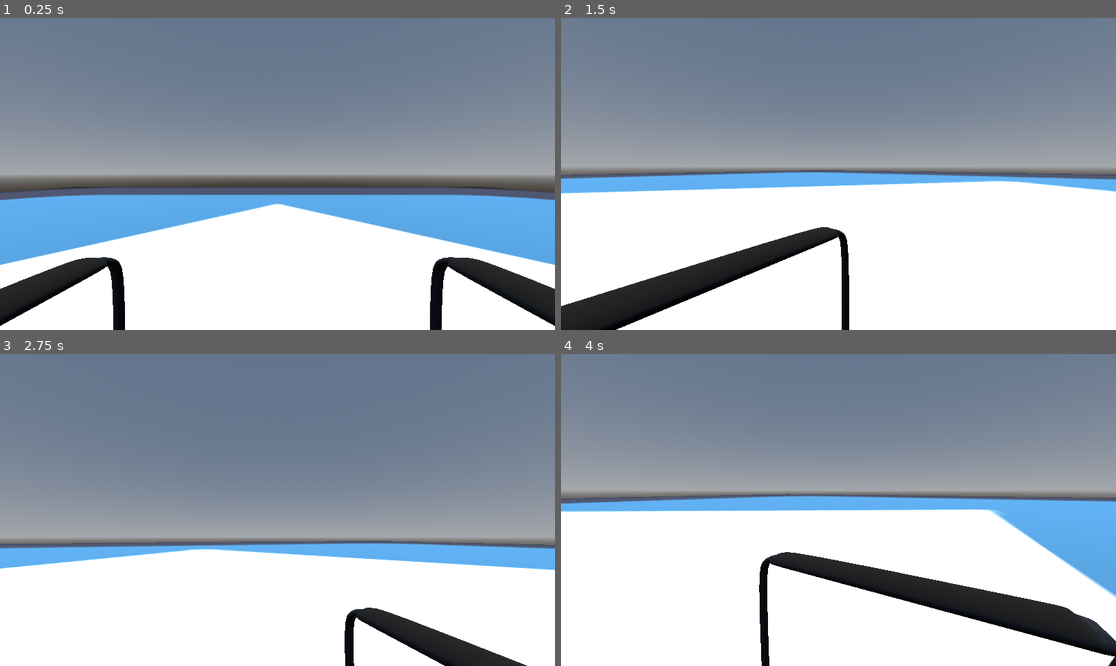
Above: before the commit, frames 1-4 (two rows, left to right).
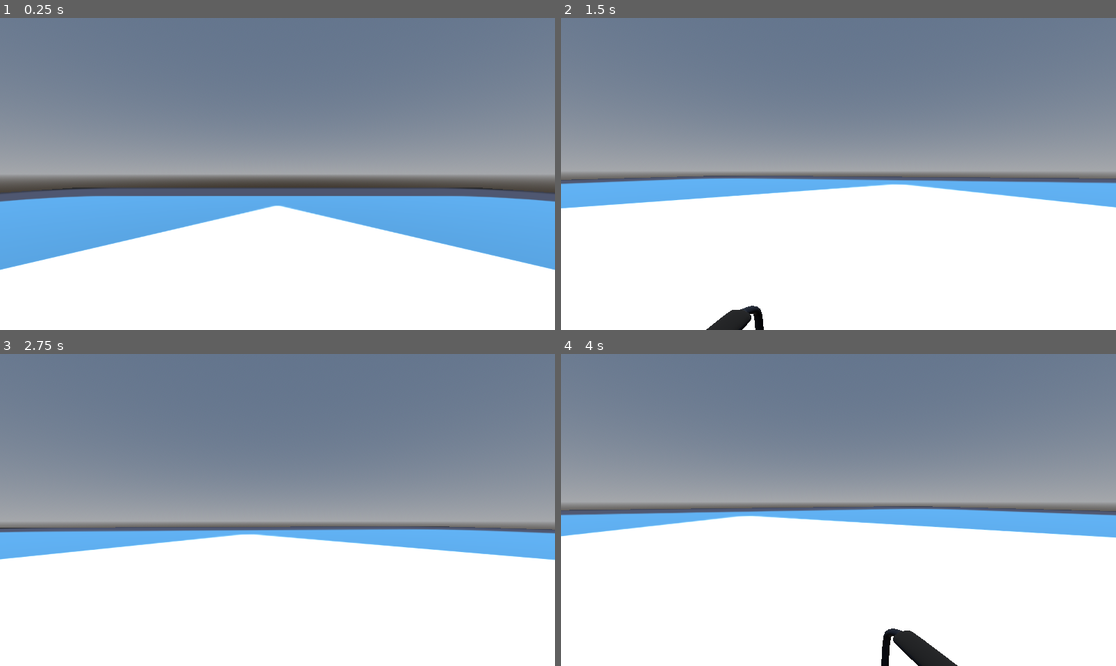
Above: after the commit, the same moments.

Repository: sudo-m3z1m/invalid-with-a-gun
Game: Godot game, scene res://prefabs/levels/test-level.tscn
The game is run twice, just before and just after one commit, with the same random seed, the same clock (stepped at 60 frames per second) and the same inputs. The project has no main scene, so this scene is started directly. The engine's default icon, where the game draws it, is replaced by a stand-in: a white triangle on a blue panel in a dark square.
Inputs (mouse positions are in pixels of both pictures, inside the frame that each line leads up to):
- Up to frame 1 (0.25 s): no input
- Up to frame 2 (1.5 s): move the mouse to (866, 174) at 0.52 s; tap Enter at 1.25 s; move the mouse to (810, 174) at 1.27 s
- Up to frame 3 (2.75 s): tap Space at 2 s; move the mouse to (288, 503) at 2.02 s
- Up to frame 4 (4 s): tap Enter at 2.75 s; move the mouse to (832, 516) at 2.77 s; tap Space at 3.5 s; move the mouse to (877, 513) at 3.52 s

The runs differ from the first frame. In frame 1, 6.5% of the frame differs, in the area x 0-100%, y 54-100%; in frame 2, 13%; in frame 3, 13%; in frame 4, 18%, in the area x 0-100%, y 44-100%.

Commit message:
Added InputHandler. Need to handle action_name property with actionName or make it with buttons name but it worse

Diff:
--- /dev/null
+++ b/prefabs/gameplay/gameplay-camera.gd
@@ -0,0 +1,32 @@
+extends Camera3D
+
+@export_group('Rotation')
+@export_range(0, 360, 0.1, "radians_as_degrees") var rot_deg_x: float
+@export_range(0, 360, 0.1, "radians_as_degrees") var rot_deg_y: float
+@export_range(0, 360, 0.1, "radians_as_degrees") var rot_deg_z: float
+
+@export_group('Movement')
+@export var sensintivity: float
+@export var moving_speed: float
+
+func rotate_camera() -> void:
+	var velocity: Vector2 = InputHandlerNode.mouse_velocity * sensintivity
+
+	rotation.y -= velocity.x
+	rotation.x -= velocity.y
+
+func clamp_axis(axis: float, limit: float) -> float:
+	if(!limit):
+		return axis
+	return clamp(axis, -limit, limit)
+
+func clamp_camera_rotation() -> void:
+	var limit_rotation: Vector3 = Vector3(rot_deg_x, rot_deg_y, rot_deg_z)
+
+	rotation.x = clamp_axis(rotation.x, limit_rotation.x)
+	rotation.y = clamp_axis(rotation.y, limit_rotation.y)
+	rotation.z = clamp_axis(rotation.z, limit_rotation.z)
+
+func _physics_process(delta: float) -> void:
+	rotate_camera()
+	clamp_camera_rotation()
--- /dev/null
+++ b/prefabs/gameplay/input-action.gd
@@ -0,0 +1,14 @@
+extends RefCounted
+
+class_name InputAction
+
+var input_event: InputEvent
+var action_name: String
+
+func _init(event: InputEvent) -> void:
+	input_event = event
+	action_name = event.as_text()
+	#InputMap.get_actions()
+
+func release_action() -> void:
+	pass
--- /dev/null
+++ b/prefabs/gameplay/input-handler.gd
@@ -0,0 +1,35 @@
+extends Node
+
+class_name InputHandler
+
+var pressed_actions: Array[InputAction] = []
+var mouse_velocity: Vector2
+
+func _unhandled_input(event: InputEvent) -> void:
+	if(event is InputEventMouseMotion):
+		mouse_velocity = event.relative
+		return
+
+	var new_action = InputAction.new(event)
+	pressed_actions.push_front(new_action)
+
+func get_pressed_action() -> InputAction:
+	if(pressed_actions.is_empty()):
+		return null
+
+	var pressed_action = pressed_actions[0]
+	return pressed_action
+
+func release_pressed_action() -> void:
+	if(pressed_actions.is_empty()):
+		return
+	pressed_actions[0].release_action()
+	pressed_actions.pop_front()
+
+func _process(delta: float) -> void:
+	mouse_velocity = Vector2.ZERO
+
+#TODO: Class makes buffer with events
+#Event releases after this using
+#Class gives interface for getting pressed keys
+#This singleton gives every class info about pressed keys
--- a/prefabs/gameplay/input_handler.gd
+++ /dev/null
@@ -1,8 +0,0 @@
-extends Node
-
-class_name InputHandler
-
-#TODO: Class makes buffer with events
-#Event releases after this using
-#Class gives interface for getting pressed keys
-#This singleton gives every class info about pressed keys
--- a/prefabs/player/disabled-player.gd
+++ b/prefabs/player/disabled-player.gd
@@ -10,10 +10,6 @@
 	Input.mouse_mode = Input.MOUSE_MODE_CAPTURED
 
 func _physics_process(delta: float) -> void:
-	var mouse_velocity: Vector2 = Input.get_last_mouse_velocity()
-	mouse_velocity *= mouse_sensitivity / 5
-
-	camera.rotation.y += mouse_velocity.x
-	camera.rotation.x += mouse_velocity.y
-
-	camera.rotation.x = clamp(camera.rotation.x, -PI/2, PI/2)
+	var action = InputHandlerNode.get_pressed_action()
+	print(action.action_name if action else null)
+	InputHandlerNode.release_pressed_action()
--- a/prefabs/player/disabled-player.tscn
+++ b/prefabs/player/disabled-player.tscn
@@ -1,8 +1,9 @@
-[gd_scene load_steps=8 format=3 uid="uid://cpd1r7p66wdly"]
+[gd_scene load_steps=9 format=3 uid="uid://cpd1r7p66wdly"]
 
 [ext_resource type="PackedScene" uid="uid://61d4ky1dgebx" path="res://assets/models/objects/wheelchair.glb" id="1_f1u8p"]
 [ext_resource type="Script" uid="uid://di5j14cuocg14" path="res://prefabs/player/disabled-player.gd" id="1_qor4e"]
 [ext_resource type="Script" uid="uid://dh6o3axh0sk5l" path="res://prefabs/gameplay/state-machine/state-machine.gd" id="3_a8hdu"]
+[ext_resource type="Script" uid="uid://rtvqgecwq" path="res://prefabs/gameplay/gameplay-camera.gd" id="3_f12ag"]
 [ext_resource type="Script" uid="uid://dqxueb77b52yj" path="res://prefabs/player/states/player-idle.gd" id="4_uc3s0"]
 [ext_resource type="Script" uid="uid://cnulvhcwt74rn" path="res://prefabs/player/states/player-moving.gd" id="5_asyy5"]
 
@@ -29,7 +30,11 @@
 mesh = SubResource("CapsuleMesh_qor4e")
 
 [node name="Camera" type="Camera3D" parent="."]
-transform = Transform3D(1, 0, 0, 0, 1, 0, 0, 0, 1, 0, 1.62917, 0)
+transform = Transform3D(1, 0, 0, 0, 1, 0, 0, 0, 1, 0, 1.97513, 0)
+script = ExtResource("3_f12ag")
+rot_deg_x = 1.5708
+rot_deg_y = 3.14159
+sensintivity = 0.005
 
 [node name="StateMachine" type="Node" parent="."]
 script = ExtResource("3_a8hdu")
--- a/project.godot
+++ b/project.godot
@@ -13,3 +13,50 @@
 config/name="Disabled with a gun"
 config/features=PackedStringArray("4.4", "Forward Plus")
 config/icon="res://icon.svg"
+
+[autoload]
+
+InputHandlerNode="*res://prefabs/gameplay/input-handler.gd"
+
+[input]
+
+forward={
+"deadzone": 0.2,
+"events": [Object(InputEventKey,"resource_local_to_scene":false,"resource_name":"","device":-1,"window_id":0,"alt_pressed":false,"shift_pressed":false,"ctrl_pressed":false,"meta_pressed":false,"pressed":false,"keycode":0,"physical_keycode":87,"key_label":0,"unicode":119,"location":0,"echo":false,"script":null)
+]
+}
+back={
+"deadzone": 0.2,
+"events": [Object(InputEventKey,"resource_local_to_scene":false,"resource_name":"","device":-1,"window_id":0,"alt_pressed":false,"shift_pressed":false,"ctrl_pressed":false,"meta_pressed":false,"pressed":false,"keycode":0,"physical_keycode":83,"key_label":0,"unicode":115,"location":0,"echo":false,"script":null)
+]
+}
+left={
+"deadzone": 0.2,
+"events": [Object(InputEventKey,"resource_local_to_scene":false,"resource_name":"","device":-1,"window_id":0,"alt_pressed":false,"shift_pressed":false,"ctrl_pressed":false,"meta_pressed":false,"pressed":false,"keycode":0,"physical_keycode":65,"key_label":0,"unicode":97,"location":0,"echo":false,"script":null)
+]
+}
+right={
+"deadzone": 0.2,
+"events": [Object(InputEventKey,"resource_local_to_scene":false,"resource_name":"","device":-1,"window_id":0,"alt_pressed":false,"shift_pressed":false,"ctrl_pressed":false,"meta_pressed":false,"pressed":false,"keycode":0,"physical_keycode":68,"key_label":0,"unicode":100,"location":0,"echo":false,"script":null)
+]
+}
+jump={
+"deadzone": 0.2,
+"events": [Object(InputEventKey,"resource_local_to_scene":false,"resource_name":"","device":-1,"window_id":0,"alt_pressed":false,"shift_pressed":false,"ctrl_pressed":false,"meta_pressed":false,"pressed":false,"keycode":0,"physical_keycode":32,"key_label":0,"unicode":32,"location":0,"echo":false,"script":null)
+]
+}
+l_button={
+"deadzone": 0.2,
+"events": [Object(InputEventMouseButton,"resource_local_to_scene":false,"resource_name":"","device":-1,"window_id":0,"alt_pressed":false,"shift_pressed":false,"ctrl_pressed":false,"meta_pressed":false,"button_mask":0,"position":Vector2(0, 0),"global_position":Vector2(0, 0),"factor":1.0,"button_index":1,"canceled":false,"pressed":false,"double_click":false,"script":null)
+]
+}
+r_button={
+"deadzone": 0.2,
+"events": [Object(InputEventMouseButton,"resource_local_to_scene":false,"resource_name":"","device":-1,"window_id":0,"alt_pressed":false,"shift_pressed":false,"ctrl_pressed":false,"meta_pressed":false,"button_mask":0,"position":Vector2(0, 0),"global_position":Vector2(0, 0),"factor":1.0,"button_index":2,"canceled":false,"pressed":false,"double_click":false,"script":null)
+]
+}
+interact={
+"deadzone": 0.2,
+"events": [Object(InputEventKey,"resource_local_to_scene":false,"resource_name":"","device":-1,"window_id":0,"alt_pressed":false,"shift_pressed":false,"ctrl_pressed":false,"meta_pressed":false,"pressed":false,"keycode":0,"physical_keycode":69,"key_label":0,"unicode":101,"location":0,"echo":false,"script":null)
+]
+}
Not shown, added: prefabs/gameplay/gameplay-camera.gd.uid
Not shown, added: prefabs/gameplay/input-action.gd.uid
Renamed: prefabs/gameplay/input_handler.gd.uid -> prefabs/gameplay/input-handler.gd.uid
